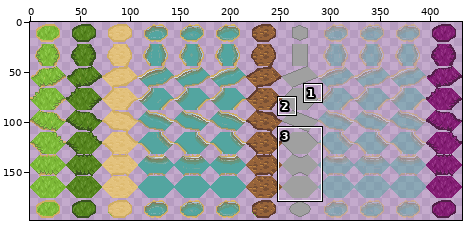
Two versions of one sprite sheet, images/Terrain/HexV.png. The first picture is a wide view before the edit; the outline marks the close-up.
Close-up. As it was:
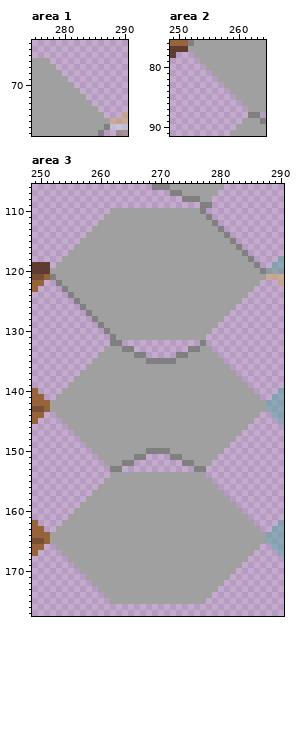
The file is 432x198 pixels. Colours within 5 levels of each other are drawn and written as one. Shown: area 1: x 275..290, y 63..78; area 2: x 249..264, y 76..91; area 3: x 249..290, y 106..177.
New version:
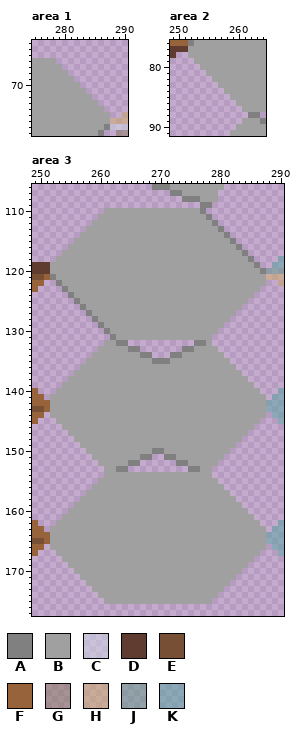
Palette (. is transparent): A #808080  B #a0a0a0  C #d0dbe77f  D #603c30  E #774f34  F #96633a  G #877a5c7f  H #cfad637f  J #6199857f  K #53a5a07f
Edits made:
Changed rows in their new state; - is an unchanged pixel.
Area 1:
first column x 278:
66 B---------
67 -B--------
68 --B-------
69 ---B------
70 ----B-----
71 -----B----
72 ------B---
73 -------B--
74 --------B-
75 ---------B
Area 2:
first column x 252:
78 B---------
79 -B--------
80 --B-------
81 ---B------
82 ----B-----
83 -----B----
84 ------B---
85 -------B--
86 --------B-
87 ---------B
Area 3:
first column x 252:
108 ---------------------------B--------
110 ---------B--------------------------
111 --------B---------------------------
112 -------B----------------------------
113 ------B-----------------------------
114 -----B------------------------------
115 ----B-------------------------------
116 ---B--------------------------------
117 --B---------------------------------
118 -B----------------------------------
119 B-----------------------------------
122 -----------------------------------B
123 ----------------------------------B-
124 ---------------------------------B--
125 --------------------------------B---
126 -------------------------------B----
127 ------------------------------B-----
128 -----------------------------B------
129 ----------------------------B-------
130 ---------------------------B--------
131 --------------------------B---------
132 ---------BB-A-----------A-B---------
133 --------B---B-A-------A-B--B--------
134 -------B------B-A---A-B-----B-------
135 ------B---------B---B--------B------
136 -----B------------------------B-----
137 ----B--------------------------B----
138 ---B----------------------------B---
139 --B------------------------------B--
140 -B--------------------------------B-
141 B----------------------------------B
144 B----------------------------------B
145 -B--------------------------------B-
146 --B------------------------------B--
147 ---B----------------------------B---
148 ----B--------------------------B----
149 -----B------------------------B-----
150 ------B---------B--B---------B------
151 -------B------B-A--A-B------B-------
152 --------B---B-A------A-B---B--------
153 ---------BB-A----------A-BB---------
154 ---------B----------------B---------
155 --------B------------------B--------
156 -------B--------------------B-------
157 ------B----------------------B------
158 -----B------------------------B-----
159 ----B--------------------------B----
160 ---B----------------------------B---
161 --B------------------------------B--
162 -B--------------------------------B-
163 B----------------------------------B
166 B----------------------------------B
167 -B--------------------------------B-
168 --B------------------------------B--
169 ---B----------------------------B---
170 ----B--------------------------B----
171 -----B------------------------B-----
172 ------B----------------------B------
173 -------B--------------------B-------
174 --------B------------------B--------
175 ---------B----------------B---------
